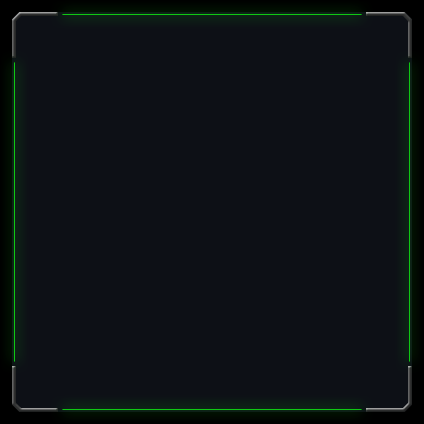
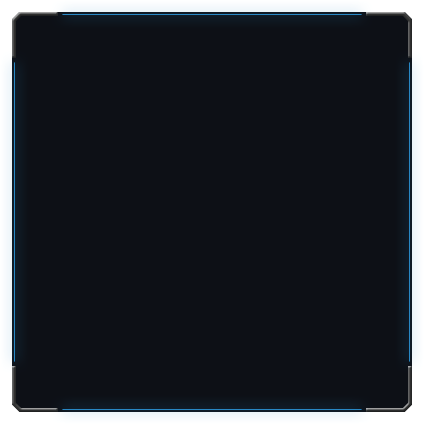
Revision of a layered 424px x 424px image; what changed, layer by layer:
showed group "UEF" (1st of 2, in "Divided for 6-patch") (9 layers) over [0,0,424,424]
painted on "topLeft" (1st of 5, in "Divided for 6-patch" › "UEF") over [0,0,80,80]
painted on "topRight" (1st of 5, in "Divided for 6-patch" › "UEF") over [344,0,424,80]
painted on "bottomRight" (1st of 5, in "Divided for 6-patch" › "UEF") over [344,344,424,424]
painted on "bottomLeft" (1st of 5, in "Divided for 6-patch" › "UEF") over [0,344,80,424]
painted on "Bottom" (1st of 6, in "Divided for 6-patch" › "UEF") over [166,397,271,424]
painted on "Right" (1st of 6, in "Divided for 6-patch" › "UEF") over [397,191,424,267]
painted on "Top" (1st of 6, in "Divided for 6-patch" › "UEF") over [172,0,259,27]
painted on "Left" (1st of 6, in "Divided for 6-patch" › "UEF") over [0,151,27,235]
added layer "Base" (1st of 2, in "Divided for 6-patch" › "UEF") in group "UEF" over [0,0,424,424]
hid group "Primary Construction" (15 layers) over [0,0,424,424]
hid "Black Background" over [0,0,424,424]
